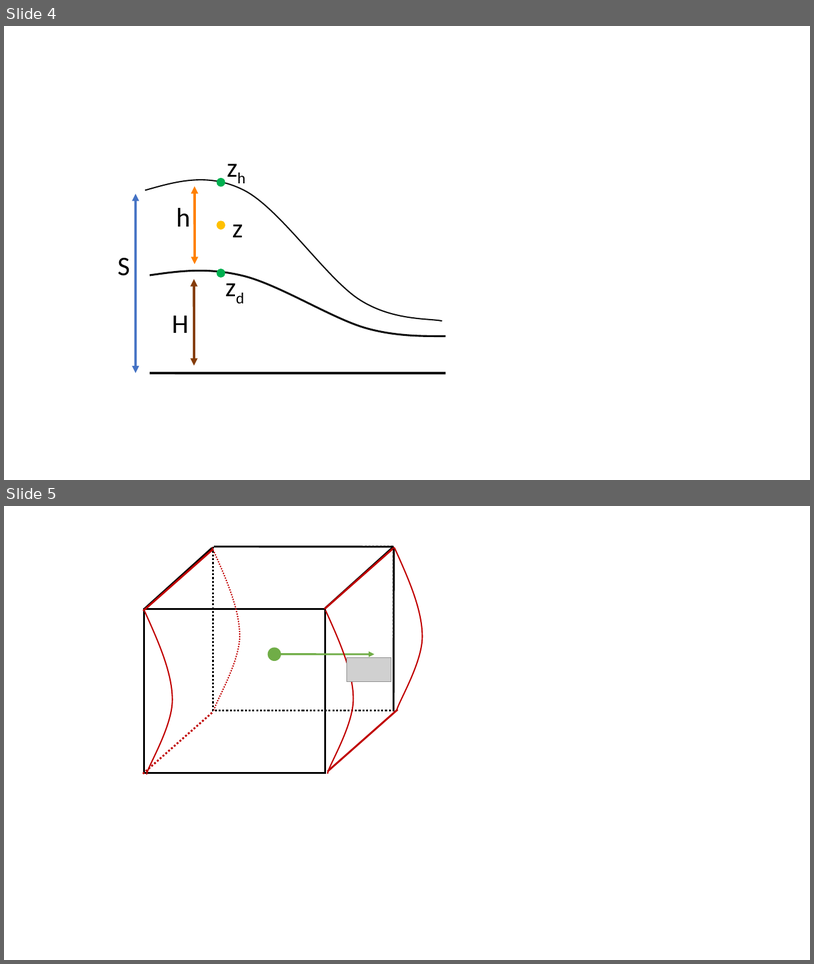
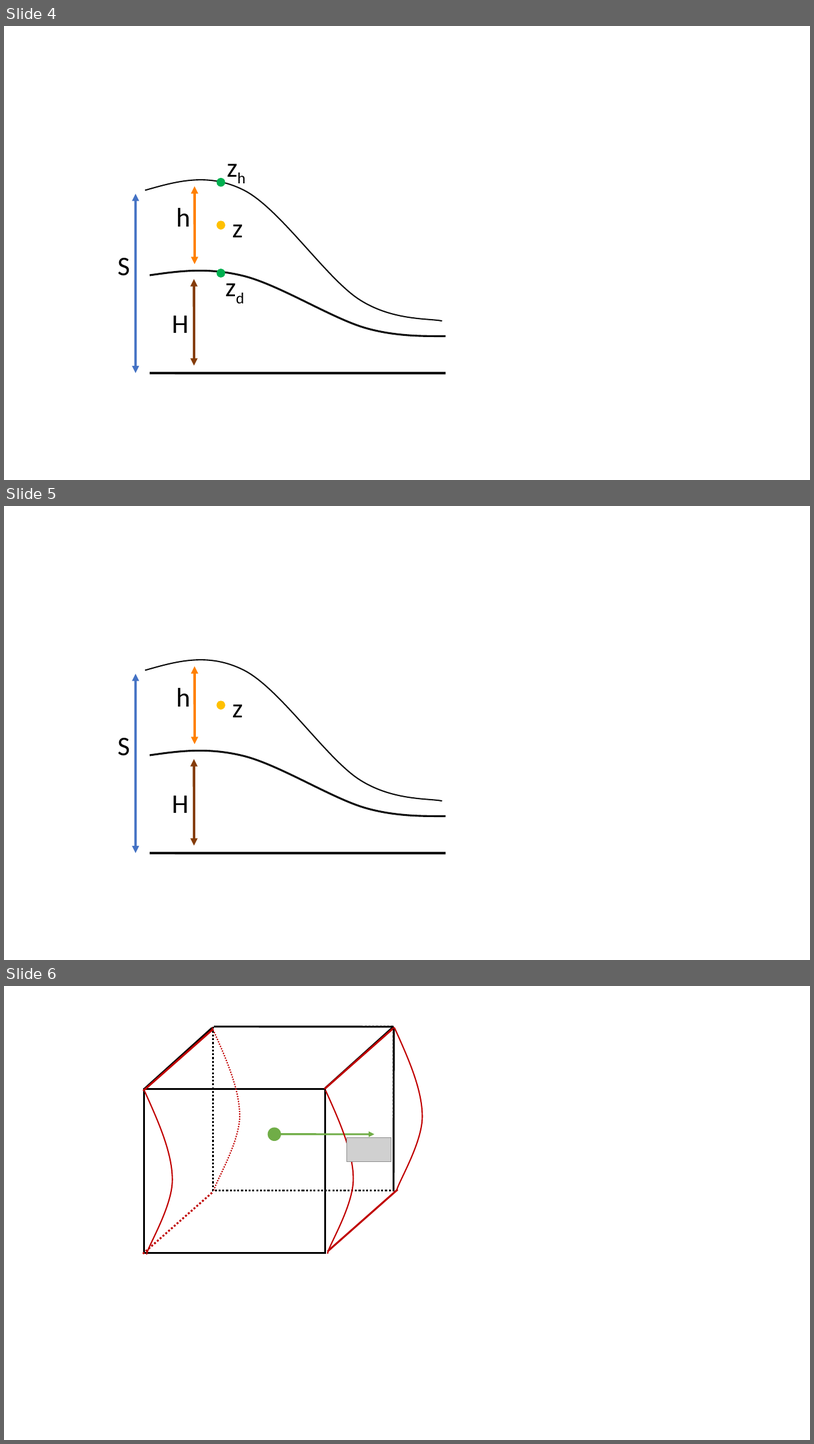
Before and after one commit to MrBigoudi/VolcanicEruptionsSimulator, a slide deck: report/ReportFigures/ReportFigures.odp. Shown one above the other, each under a label of ours: slides 4 and 5 before the commit, slides 4, 5 and 6 after it. The pictures are 814x964 and 814x1444 pixels, drawn with LibreOffice and Linux fonts; fonts in the diff are those of the drawing; grey boxes stand for pictures. Boxes give left, top, right and bottom in pixels: in the first picture for what was removed or moved away, otherwise in the second. Text is boxed around its words. In the diff, an @@ line names an element or a change of style, - is before the commit and + after.

```diff
--- a/report/ReportFigures/ReportFigures.odp
+++ b/report/ReportFigures/ReportFigures.odp
@@ slide 5 added at <box>4,506,810,960</box>, background #FFFFFF @@
@@ freeform shape added at <box>145,660,442,808</box>, outline #0D0D0D 1.5 pt @@
@@ double arrow added from (195, 666) to (195, 744), #FF8000 2.89 pt @@
@@ double arrow added from (136, 673) to (136, 853), #4472C4 2.89 pt @@
@@ text added at <box>176,688,191,706</box>, 32 pt, text #000000 @@
+h
@@ ellipse added at <box>217,701,225,709</box>, fill #FFC000, outline #FFC000 0.99 pt @@
@@ text added at <box>233,704,243,717</box>, 32 pt, text #000000 @@
+z
@@ text added at <box>117,738,130,756</box>, 32 pt, text #000000 @@
+S
@@ freeform shape added at <box>150,750,446,821</box>, outline #0D0D0D 2.24 pt @@
@@ double arrow added from (194, 759) to (194, 846), #843C0B 2.89 pt @@
@@ text added at <box>172,795,189,813</box>, 32 pt, text #000000 @@
+H
@@ line added from (150, 853) to (446, 853), #0D0D0D 3 pt @@
@@ what was slide 5 is now slide 6 @@
```
Also in this commit, not shown: 11 other files.
